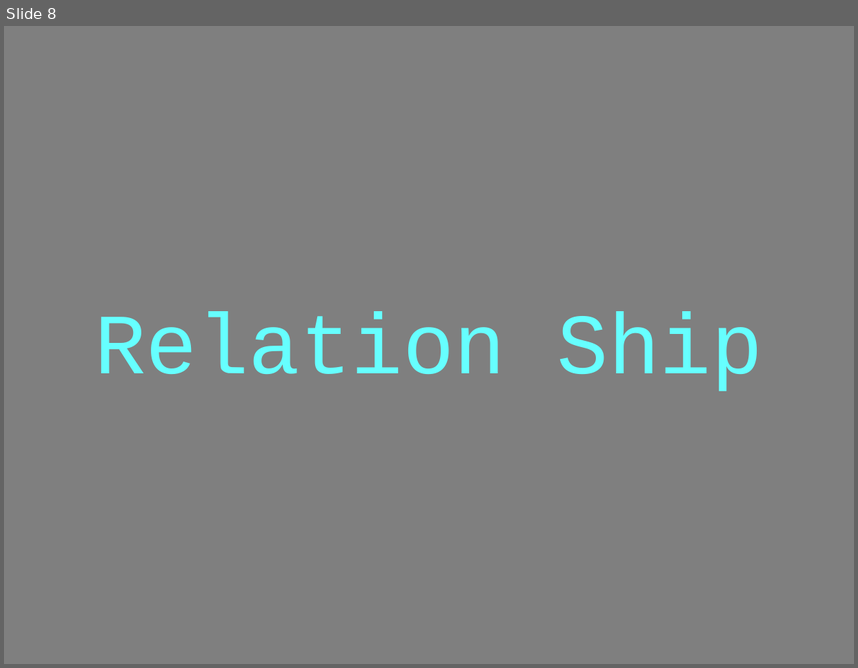
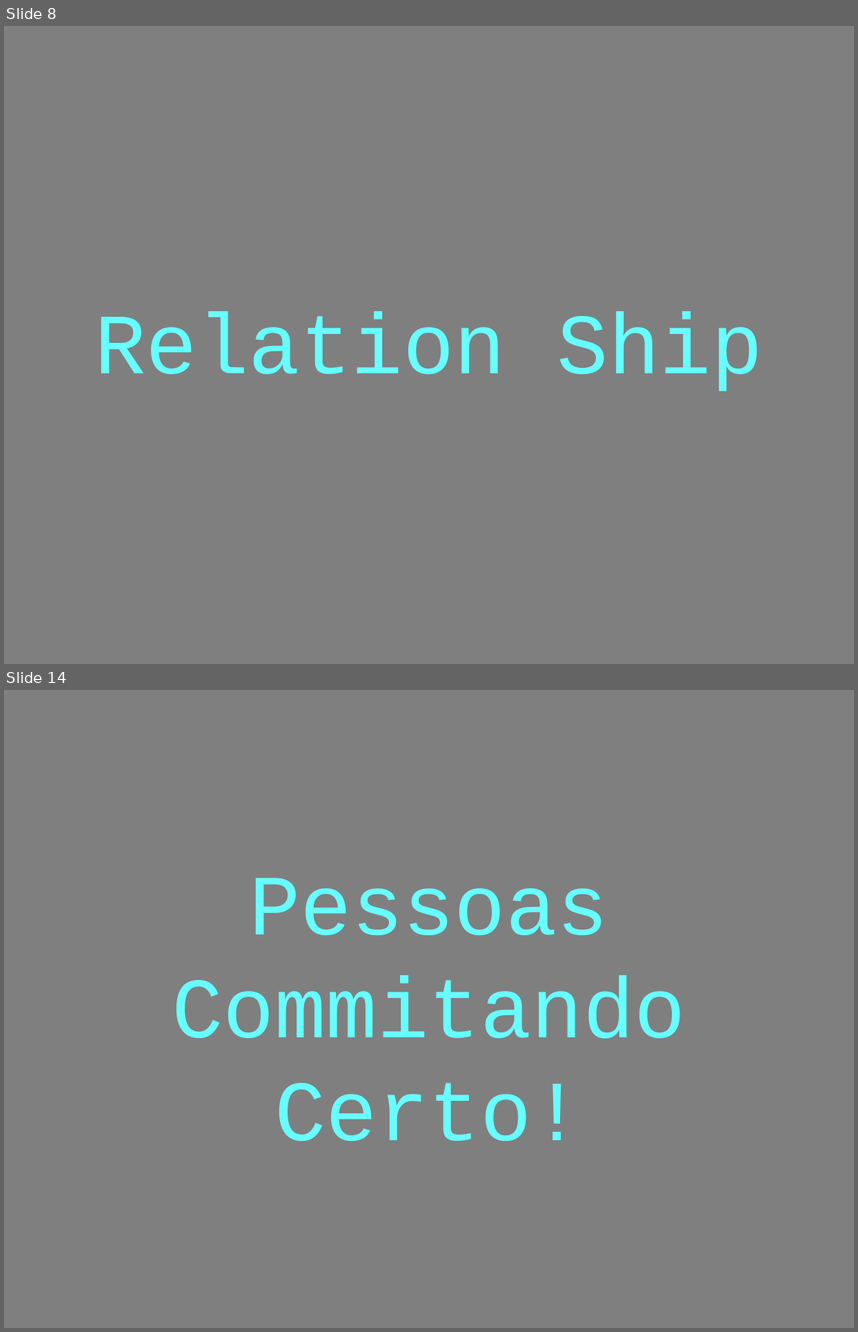
Before and after one commit to Lorensov/talks, a slide deck: be_water_git_flow/Be_water_slides.pptx. Shown one above the other, each under a label of ours: slide 8 before the commit, slides 8 and 14 after it; the slides between them are not shown. The pictures are 858x668 and 858x1332 pixels, drawn with LibreOffice and Linux fonts; fonts in the diff are those of the drawing. Boxes give left, top, right and bottom in pixels: in the first picture for what was removed or moved away, otherwise in the second. Text is boxed around its words. In the diff, an @@ line names an element or a change of style, - is before the commit and + after.

```diff
--- a/be_water_git_flow/Be_water_slides.pptx
+++ b/be_water_git_flow/Be_water_slides.pptx
@@ slide 14 added at box(4, 690, 854, 1328), background #FFFFFF @@
@@ rectangle added at box(4, 690, 854, 1328), fill #000000 at 50% opacity @@
@@ text added at box(172, 878, 686, 1141), 80 pt, text #66FFFF @@
+Pessoas
+Commitando
+Certo!
```
Also in this commit, not shown: 2 slides changed, 21 other slides added, 11 slides removed, 1 other file.
